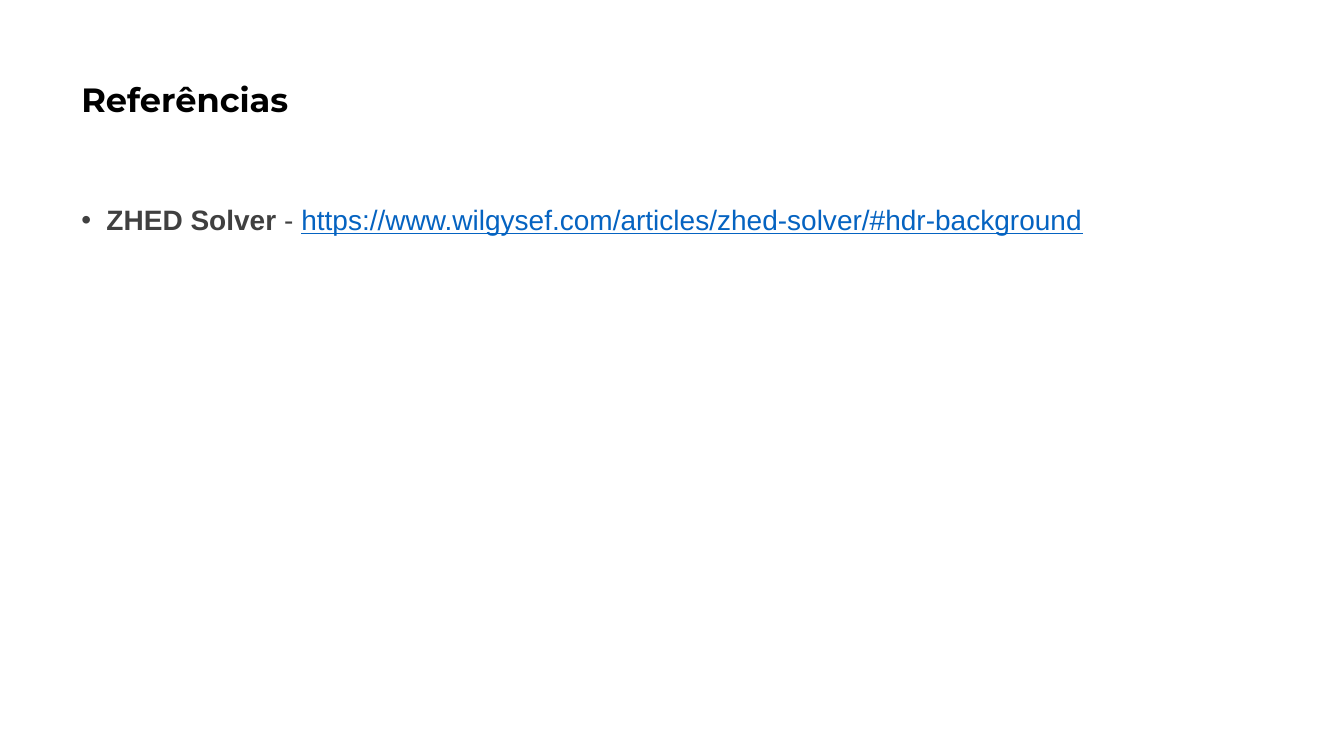
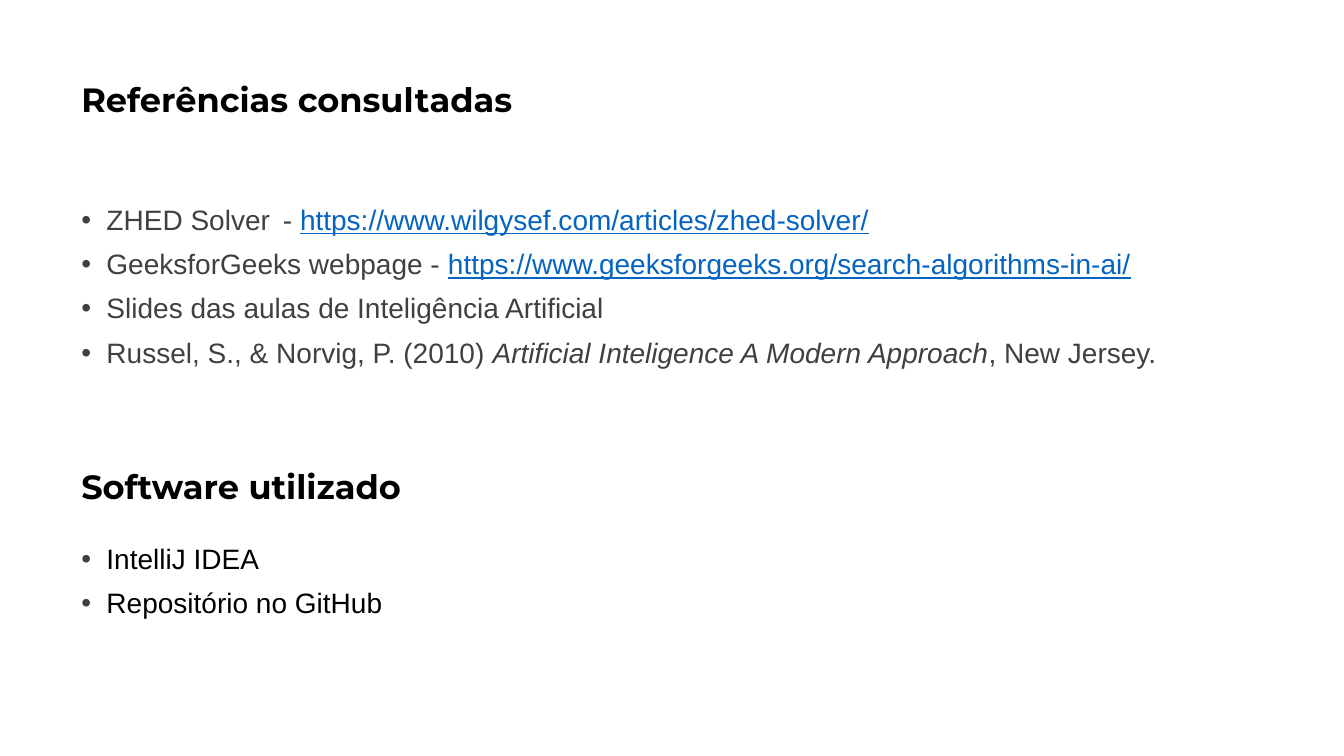
Before and after one commit to matheusPereiraG/IART, a slide deck: slide 9 of FEUP.pptx (slide 5 before the commit). Drawn at 1344x756 pixels with LibreOffice and Linux fonts; fonts in the diff are those of the drawing. Boxes give left, top, right and bottom in pixels: in the first picture for what was removed or moved away, otherwise in the second. Text is boxed around its words. In the diff, an @@ line names an element or a change of style, - is before the commit and + after.

```diff
--- a/FEUP.pptx
+++ b/FEUP.pptx
@@ text at [81, 85, 513, 113]: text changed @@
-Referências
+Referências consultadas
@@ text at [106, 209, 1156, 368]: text changed; text colour #0563C1 to #404040 @@
-• ZHED Solver - https://www.wilgysef.com/articles/zhed-solver/#hdr-background
+• ZHED Solver - https://www.wilgysef.com/articles/zhed-solver/
+• GeeksforGeeks webpage - https://www.geeksforgeeks.org/search-algorithms-in-ai/
+• Slides das aulas de Inteligência Artificial
+• Russel, S., & Norvig, P. (2010) Artificial Inteligence A Modern Approach, New Jersey.
@@ text added at [81, 472, 401, 500], 24 pt, text #000000, bold @@
+Software utilizado
@@ text added at [106, 548, 382, 618], 20 pt, text #000000 @@
+• IntelliJ IDEA
+• Repositório no GitHub
```
Also in this commit, not shown: 1 other slide changed, 4 slides added.
